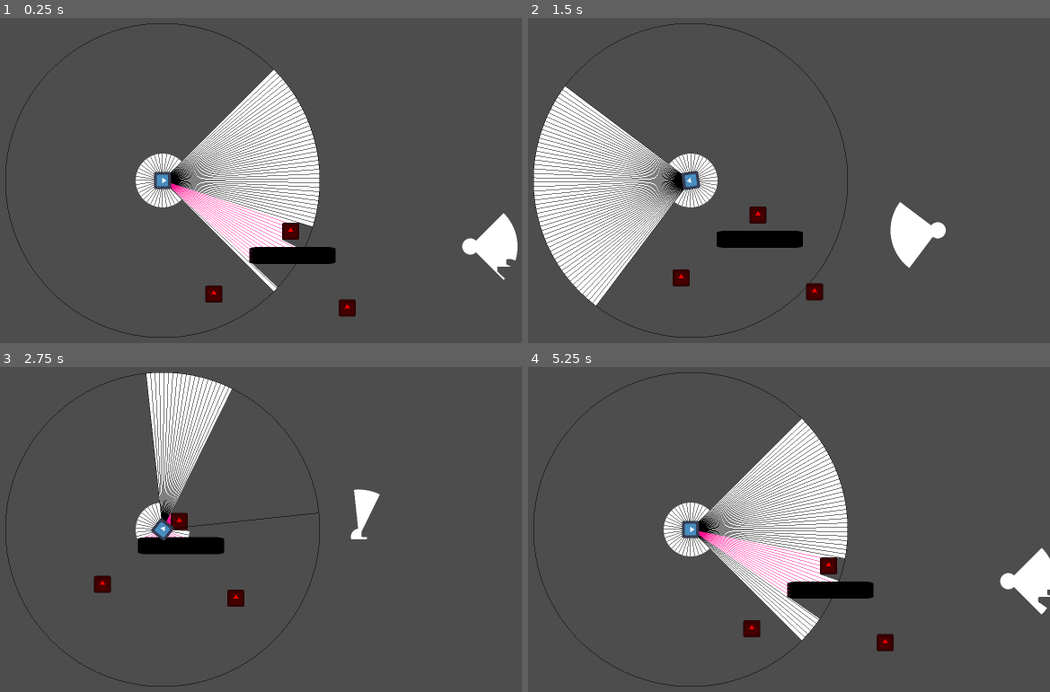
Above: before the commit, frames 1-4 (two rows, left to right).
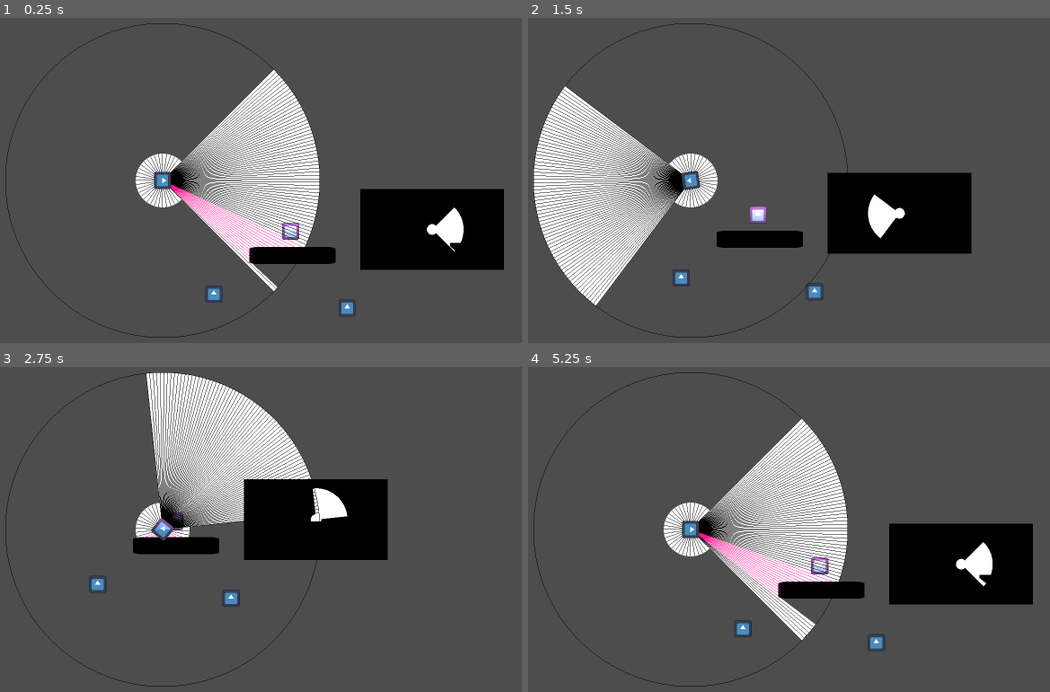
Above: after the commit, the same moments.

Repository: JYiuDev/FOV_Visualization_Demo
Game: Godot game, scene res://Stage/stage.tscn
Same seed, same stepped clock (60 frames per second), same inputs: the game is played once before the commit and once after it. This scene is started directly instead of the project's main scene. The engine's default icon, where the game draws it, is replaced by a stand-in: a white triangle on a blue panel in a dark square.
Inputs (mouse positions are in pixels of both pictures, inside the frame that each line leads up to):
- Up to frame 1 (0.25 s): no input
- Up to frame 2 (1.5 s): tap Enter at 0.5 s; move the mouse to (846, 161) at 0.52 s; hold D (Right) 0.53-1.28 s; move the mouse to (548, 200) at 1.27 s; hold S (Down) from 1.28 s (still down)
- Up to frame 3 (2.75 s): move the mouse to (234, 441) at 2.02 s; release S (Down) at 2.03 s; hold D (Right) from 2.03 s (still down)
- Up to frame 4 (5.25 s): move the mouse to (653, 610) at 2.77 s; release D (Right) at 2.78 s; hold W (Up) 2.78-3.53 s; move the mouse to (903, 591) at 3.52 s; hold A (Left) 3.53-5.03 s; move the mouse to (outside the picture) at 4.27 s; move the mouse to (726, 529) at 5.02 s; hold S (Down) from 5.03 s (still down)

The runs differ from the first frame. In frame 1, 13% of the frame differs, in the area x 32-100%, y 16-92%; in frame 2, 13%; in frame 3, 15%, in the area x 17-75%, y 1-74%; in frame 4, 14%.

Commit message:
update
view angle interpolation

Diff:
--- a/FOV_Entities/Observer/FOV.gd
+++ b/FOV_Entities/Observer/FOV.gd
@@ -5,6 +5,12 @@
 @export var ringRadius: float
 @export var viewRadius: float
 @export var viewAngle:  float
+
+#view angle transition
+@export var maxViewAngle: float
+@export var minViewAngle: float
+@export var viewAngleTransitionTime: float
+var isbrolooking: bool = true
 
 @export_range(0.01, 1) var findTargetFrequency: float = 0.5
 @export_range(0.01,0.5)var ringResolution:	float = 0.25
@@ -190,6 +196,13 @@
 	else:
 		return ViewcastInfo.new(true, local_dir * global_position.distance_to(ray_result["position"]), global_position.distance_to(ray_result["position"]), angle_local)
 
+#Change viewAngle when called
+func changeView():
+	if(isbrolooking):
+		pass
+	else:
+		pass
+
 #Subclass for RaycastInformation
 class ViewcastInfo:
 	var hit		: bool
--- a/FOV_Entities/Observer/character.tscn
+++ b/FOV_Entities/Observer/character.tscn
@@ -26,6 +26,9 @@
 script = ExtResource("2_cl2k0")
 viewRadius = 250.0
 viewAngle = 90.0
+maxViewAngle = 90.0
+minViewAngle = 20.0
+viewAngleTransitionTime = 1.0
 
 [node name="FOV_DebugDraw" type="Node2D" parent="FOV"]
 z_index = 1
--- a/FOV_Entities/Targets/target.tscn
+++ b/FOV_Entities/Targets/target.tscn
@@ -1,9 +1,6 @@
-[gd_scene load_steps=3 format=3 uid="uid://dufm7hl1icvwg"]
+[gd_scene load_steps=2 format=3 uid="uid://dufm7hl1icvwg"]
 
 [ext_resource type="Texture2D" uid="uid://cbkmghmkq1lxn" path="res://icon.svg" id="2_lgupw"]
-
-[sub_resource type="RectangleShape2D" id="RectangleShape2D_3bym0"]
-size = Vector2(38.0059, 38.0059)
 
 [node name="Target" type="CharacterBody2D"]
 scale = Vector2(0.999845, 0.999845)
@@ -11,9 +8,5 @@
 collision_mask = 0
 
 [node name="Sprite2D" type="Sprite2D" parent="."]
-self_modulate = Color(1, 0, 0, 1)
 scale = Vector2(0.3, 0.3)
 texture = ExtResource("2_lgupw")
-
-[node name="CollisionShape2D" type="CollisionShape2D" parent="."]
-shape = SubResource("RectangleShape2D_3bym0")
--- a/Stage/meshNormal.gdshader
+++ b/Shaders/meshNormal.gdshader
@@ -8,7 +8,7 @@
 	vec4 current_color = texture(TEXTURE,UV);
 	if(current_color != fov_mesh_color)
 	{
-		current_color.a = 0.0;
+		COLOR = non_mesh_color;
 	}
 }
 
--- a/Stage/stage.tscn
+++ b/Stage/stage.tscn
@@ -1,9 +1,9 @@
-[gd_scene load_steps=8 format=3 uid="uid://coudtlyh73adb"]
+[gd_scene load_steps=10 format=3 uid="uid://coudtlyh73adb"]
 
 [ext_resource type="PackedScene" uid="uid://k68dj1602unv" path="res://FOV_Entities/Observer/character.tscn" id="1_ja7ih"]
 [ext_resource type="PackedScene" uid="uid://dufm7hl1icvwg" path="res://FOV_Entities/Targets/target.tscn" id="2_us1wp"]
 [ext_resource type="PackedScene" uid="uid://b8l5anamht3f4" path="res://FOV_Entities/Obstacles/Obstacle.tscn" id="3_yqo61"]
-[ext_resource type="Shader" path="res://Stage/meshNormal.gdshader" id="4_u2yar"]
+[ext_resource type="Shader" path="res://Shaders/meshNormal.gdshader" id="4_u2yar"]
 [ext_resource type="Texture2D" uid="uid://cbkmghmkq1lxn" path="res://icon.svg" id="4_wmcx6"]
 
 [sub_resource type="ShaderMaterial" id="ShaderMaterial_v7p6t"]
@@ -13,6 +13,15 @@
 
 [sub_resource type="ViewportTexture" id="ViewportTexture_cue7j"]
 viewport_path = NodePath("SubViewportContainer/SubViewport")
+
+[sub_resource type="Gradient" id="Gradient_rccg1"]
+colors = PackedColorArray(1, 1, 1, 1, 0, 0, 0, 1)
+
+[sub_resource type="GradientTexture2D" id="GradientTexture2D_2o6tj"]
+gradient = SubResource("Gradient_rccg1")
+fill = 1
+fill_from = Vector2(0.5, 0.5)
+fill_to = Vector2(1, 1)
 
 [node name="Stage" type="Node2D"]
 
@@ -26,7 +35,7 @@
 ringRadius = 60.0
 viewRadius = 350.0
 ringResolution = 0.1
-raycastResolution = 0.6
+raycastResolution = 0.75
 edgeThreshhold = 15.0
 vpMesh = NodePath("../../SubViewportContainer/SubViewport/PlayerFollower/NormalMesh")
 
@@ -84,8 +93,16 @@
 
 [node name="NormalMap" type="Sprite2D" parent="."]
 material = SubResource("ShaderMaterial_v7p6t")
-position = Vector2(685, 147)
-scale = Vector2(0.3, 0.3)
+position = Vector2(600, 109)
+scale = Vector2(0.2, 0.2)
 texture = SubResource("ViewportTexture_cue7j")
 
+[node name="PointLight2D" type="PointLight2D" parent="."]
+position = Vector2(287, 84)
+color = Color(0.870588, 0.266667, 0.552941, 1)
+energy = 4.2
+texture = SubResource("GradientTexture2D_2o6tj")
+texture_scale = 1.48
+
 [editable path="Character"]
+[editable path="Target"]
